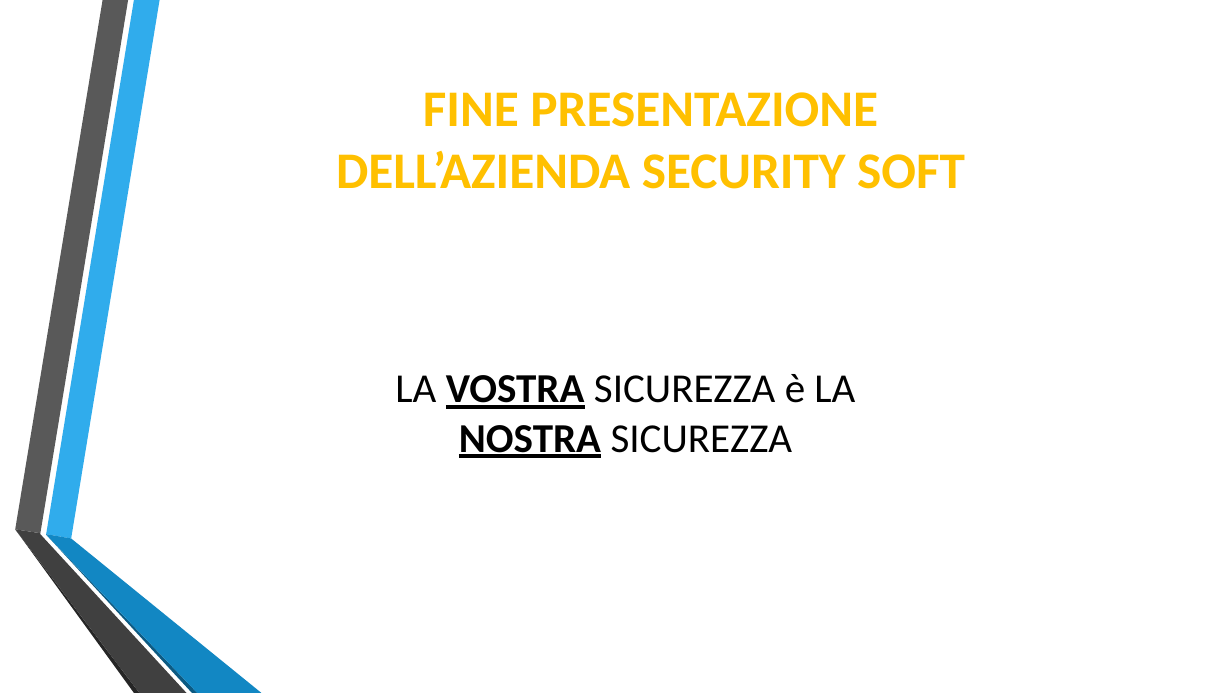
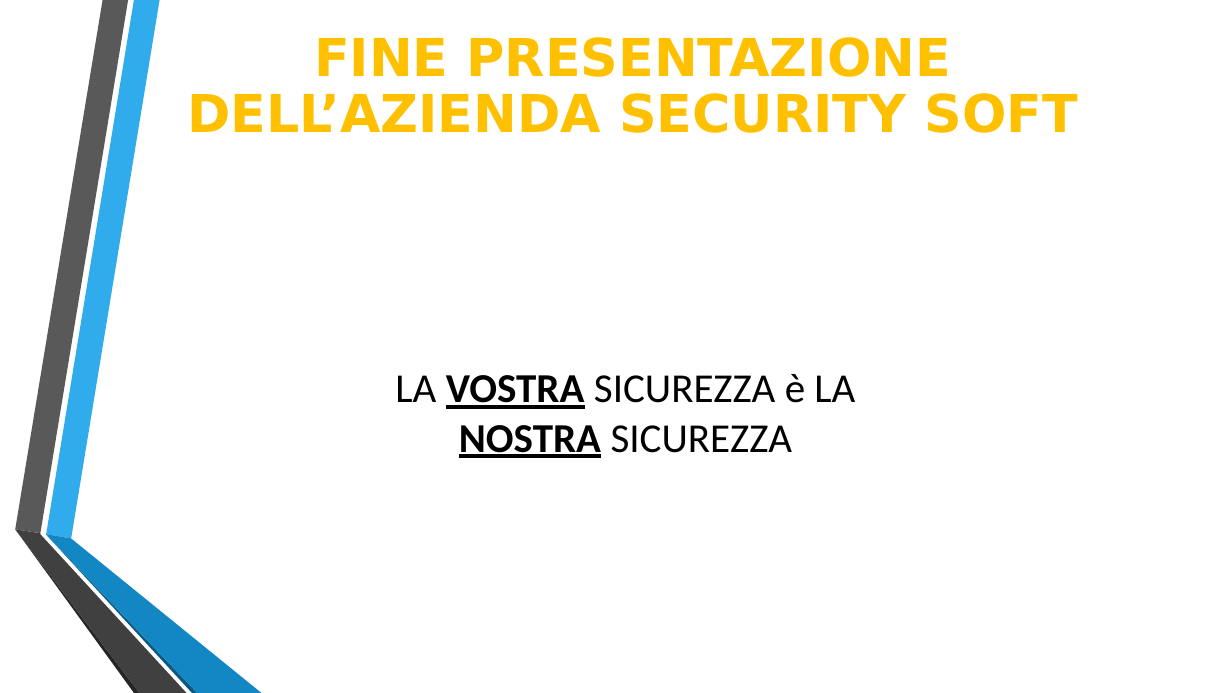
Before and after one commit to Lince99/GPOI, a slide deck: slide 10 of m0n0wall/Presentazione_M0n0wall.odp. Drawn at 1232x693 pixels with LibreOffice and Linux fonts; fonts in the diff are those of the drawing. Boxes give left, top, right and bottom in pixels: in the first picture for what was removed or moved away, otherwise in the second. Text is boxed around its words. In the diff, an @@ line names an element or a change of style, - is before the commit and + after.

Commit message:
Fix odp format

```diff
--- a/m0n0wall/Presentazione_M0n0wall.odp
+++ b/m0n0wall/Presentazione_M0n0wall.odp
@@ title "FINE PRESENTAZIONE DELL’AZIENDA SECURITY SOFT": place and size @@
-title "FINE PRESENTAZIONE DELL’AZIENDA SECURITY SOFT" at bbox=[336, 92, 965, 189]
+title "FINE PRESENTAZIONE DELL’AZIENDA SECURITY SOFT" at bbox=[187, 37, 1077, 133]
@@ title "FINE PRESENTAZIONE DELL’AZIENDA SECURITY SOFT" at bbox=[187, 37, 1077, 133]: size 40 to 40.7 pt, font Calibri to DejaVu Sans; line spacing 1 to 0.9 @@
```
Also in this commit, not shown: 6 other slides changed, 2 slides added, 2 slides removed, 1 other file.
